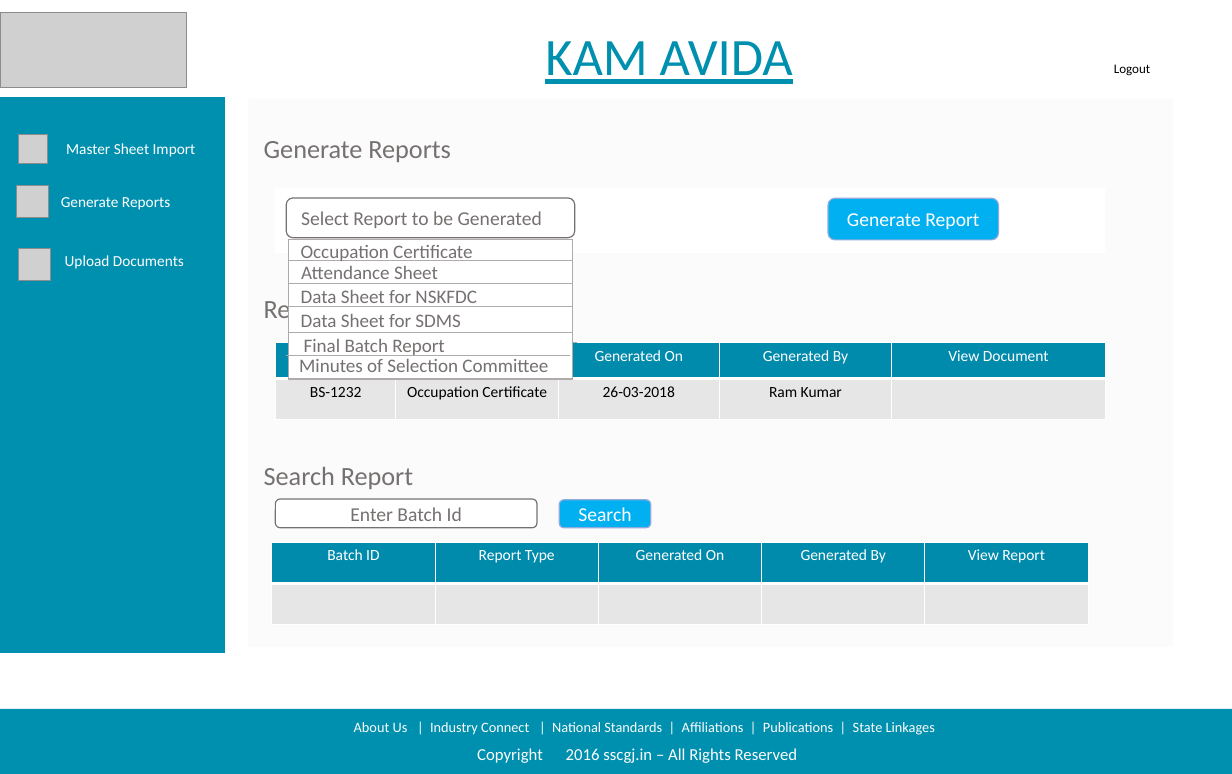
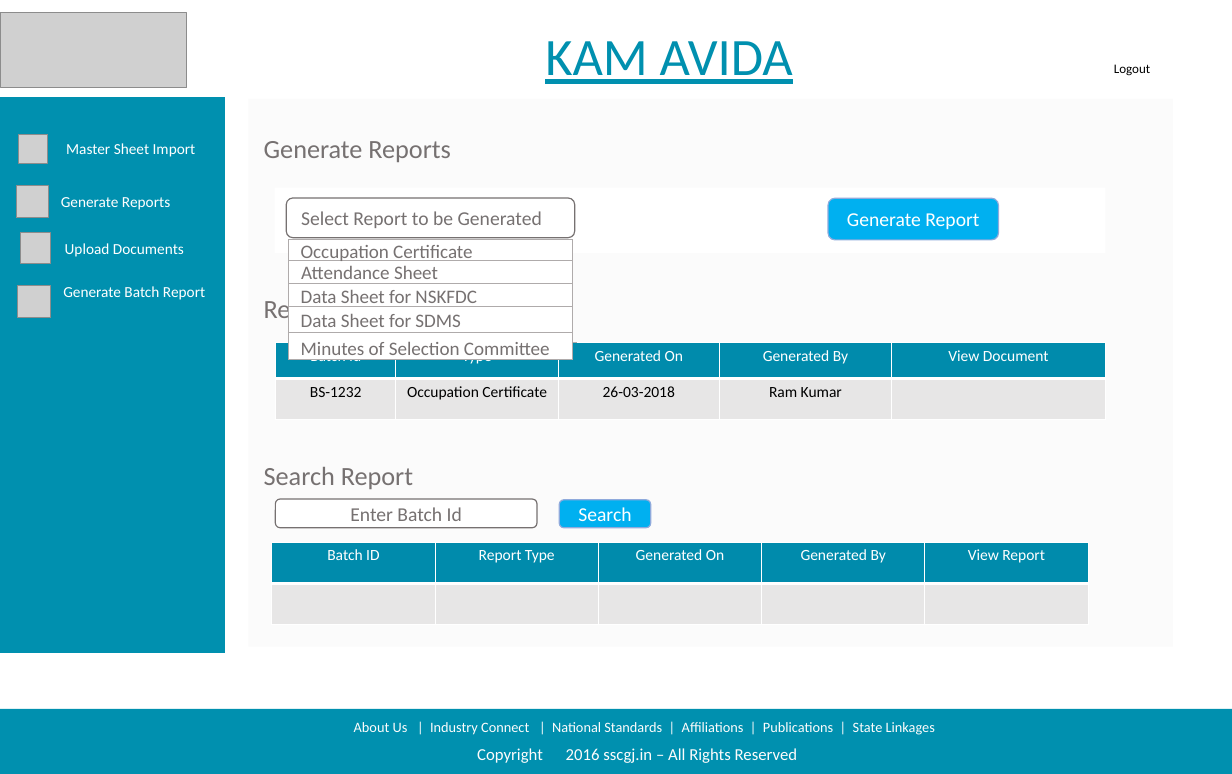
Before and after one commit to sarthakbhutani/NSKFDC-App, a slide deck: slide 4 of Requirements/Product Backlog/Screen Designs/Screen Design Deck/Updated Designs.pptx. Drawn at 1232x774 pixels with LibreOffice and Linux fonts; fonts in the diff are those of the drawing; grey boxes stand for pictures; background and template pictures are left out. Boxes give left, top, right and bottom in pixels: in the first picture for what was removed or moved away, otherwise in the second. Text is boxed around its words. In the diff, an @@ line names an element or a change of style, - is before the commit and + after.

```diff
--- a/Requirements/Product Backlog/Screen Designs/Screen Design Deck/Updated Designs.pptx
+++ b/Requirements/Product Backlog/Screen Designs/Screen Design Deck/Updated Designs.pptx
@@ picture added at <box>21,233,52,264</box> @@
@@ text "Upload Documents": place and size @@
-text "Upload Documents" at <box>65,255,184,269</box>
+text "Upload Documents" at <box>65,243,184,257</box>
@@ rectangle: place and size @@
-rectangle at <box>288,240,572,379</box>
+rectangle at <box>288,240,572,359</box>
@@ picture: place and size @@
-picture at <box>19,248,51,280</box>
+picture at <box>17,285,50,317</box>
@@ text at <box>63,286,205,300</box>: text changed; size 16 to 12.8 pt; text colour #767171 to #FFFFFF @@
-Final Batch Report
+Generate Batch Report
@@ line removed from (285, 355) to (570, 355) @@
@@ text "Minutes of Selection Committee" rewrapped from <box>299,359,548,372</box> to <box>301,342,460,360</box> @@
```
Also in this commit, not shown: 15 other slides changed, 1 slide added, 17 other files.
